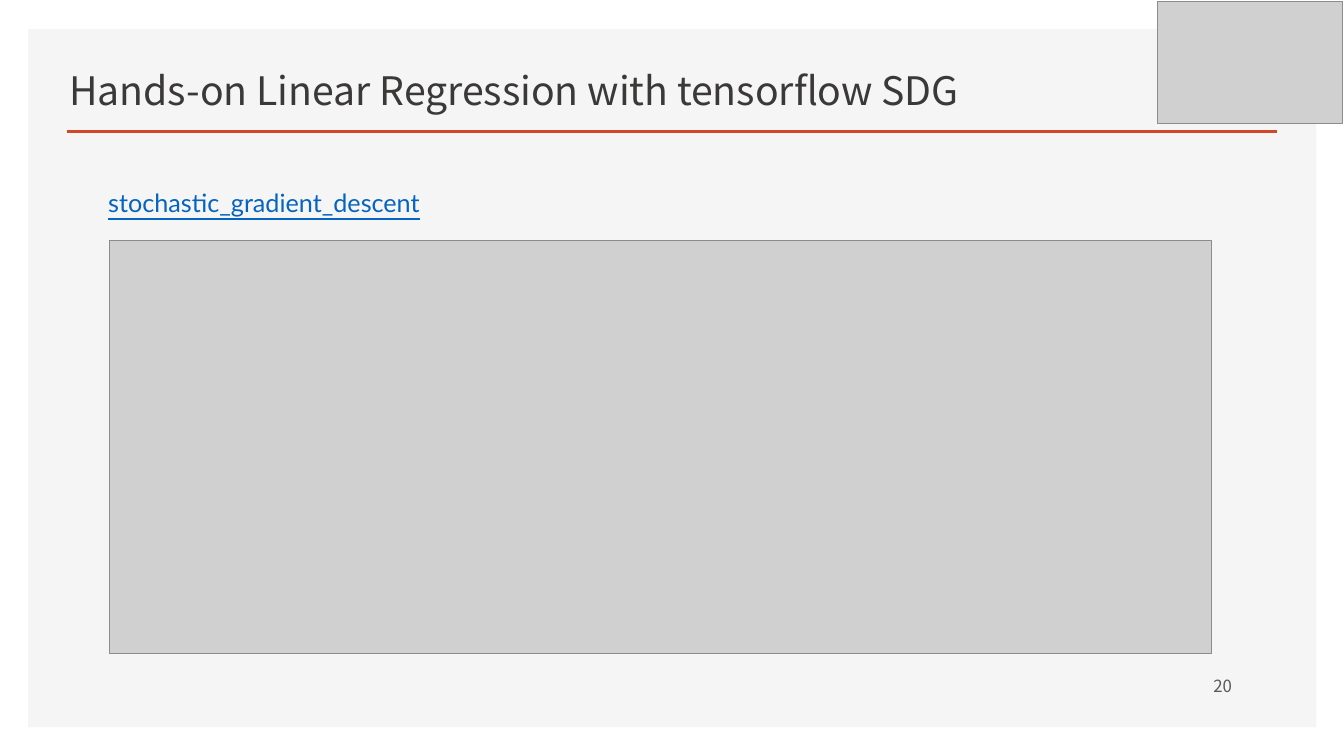
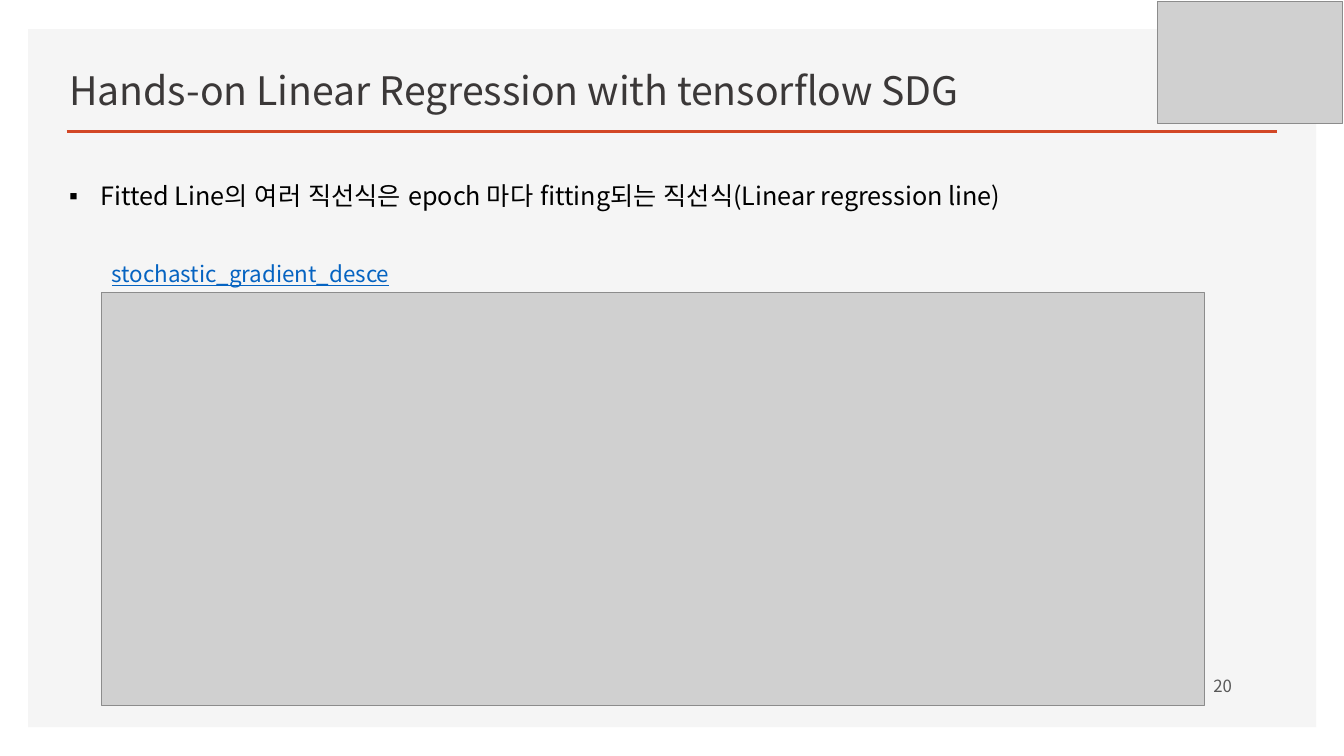
Before and after one commit to ancestor9/mathematics-for-machine-learning, a slide deck: slide 20 of Linear_Algebra/w4_Perceptron_Regression.pptx. Drawn at 1344x756 pixels with LibreOffice and Linux fonts; fonts in the diff are those of the drawing; grey boxes stand for pictures; background and template pictures are left out. Boxes give left, top, right and bottom in pixels: in the first picture for what was removed or moved away, otherwise in the second. Text is boxed around its words. In the diff, an @@ line names an element or a change of style, - is before the commit and + after.

```diff
--- a/Linear_Algebra/w4_Perceptron_Regression.pptx
+++ b/Linear_Algebra/w4_Perceptron_Regression.pptx
@@ text added at (101, 184, 1000, 212), 18 pt, text #000000 @@
+▪ Fitted Line의 여러 직선식은 epoch 마다 fitting되는 직선식(Linear regression line)
@@ text "stochastic_gradient_descent": place and size @@
-text "stochastic_gradient_descent" at (108, 193, 419, 217)
+text "stochastic_gradient_descent" at (112, 264, 389, 287)
@@ text "stochastic_gradient_descent" at (112, 264, 389, 287): size 18 to 16 pt, font Lato to Noto Sans CJK KR @@
@@ picture: place and size @@
-picture at (110, 241, 1213, 654)
+picture at (102, 292, 1205, 706)
```
Also in this commit, not shown: 10 other slides changed, 2 slides added.
